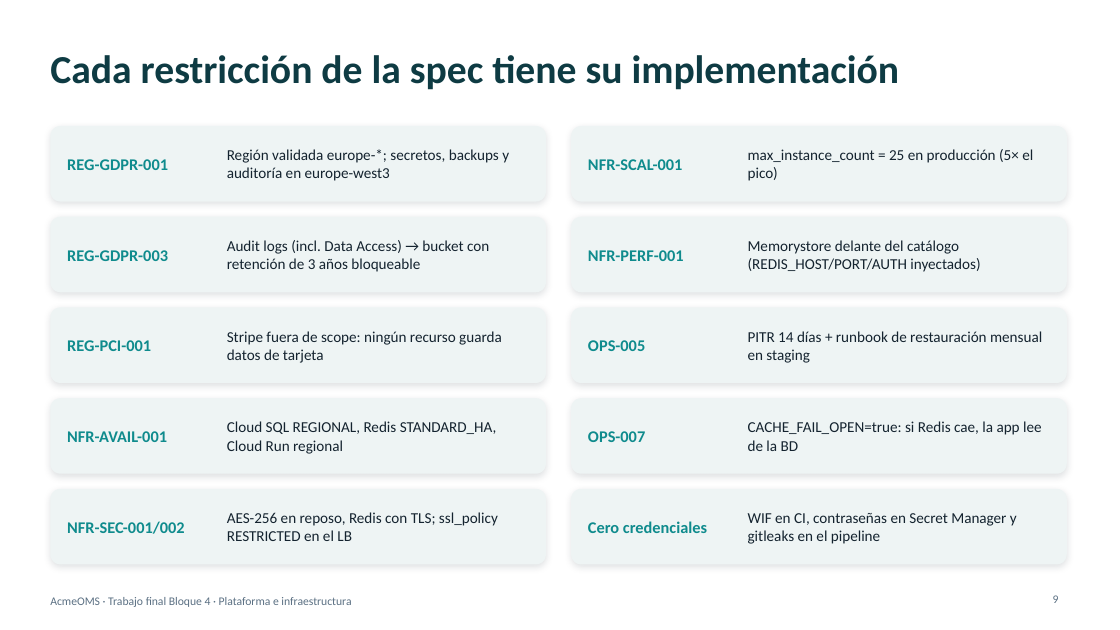
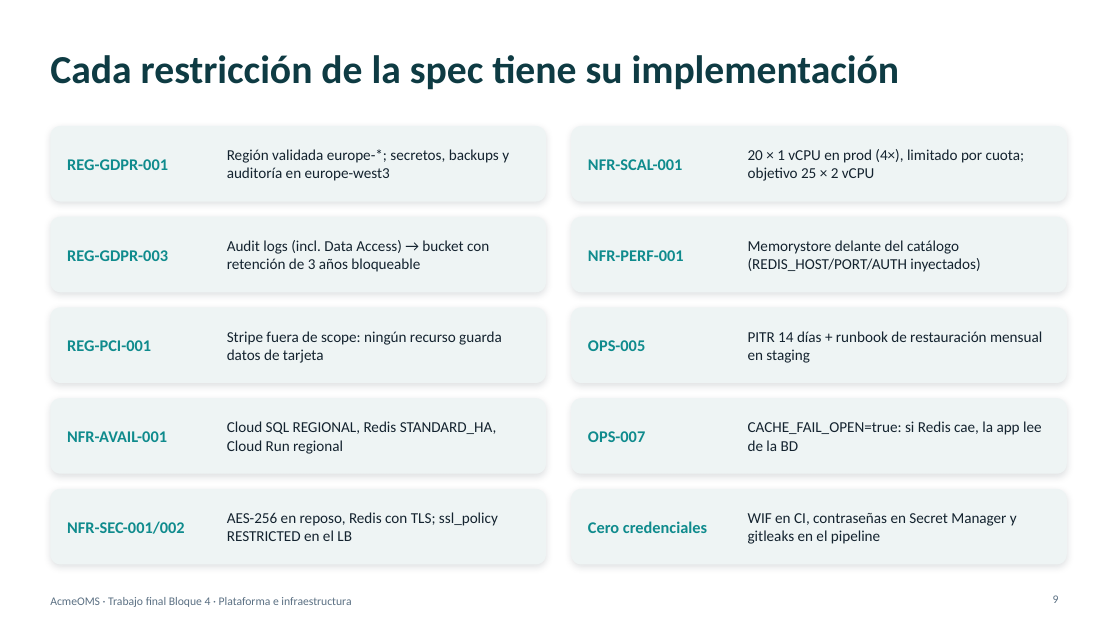
Before and after one commit to gusuval/oms-platform, a slide deck: slide 9 of doc/AcmeOMS-plataforma-e-infraestructura.pptx. Drawn at 1120x630 pixels with LibreOffice and Linux fonts; fonts in the diff are those of the drawing. Boxes give left, top, right and bottom in pixels: in the first picture for what was removed or moved away, otherwise in the second. Text is boxed around its words. In the diff, an @@ line names an element or a change of style, - is before the commit and + after.

```diff
--- a/doc/AcmeOMS-plataforma-e-infraestructura.pptx
+++ b/doc/AcmeOMS-plataforma-e-infraestructura.pptx
@@ text at <box>748,149,1025,181</box>: text changed @@
-max_instance_count = 25 en producción (5× el pico)
+20 × 1 vCPU en prod (4×), limitado por cuota; objetivo 25 × 2 vCPU
```
Also in this commit, not shown: 4 other slides changed, 1 slide added.
